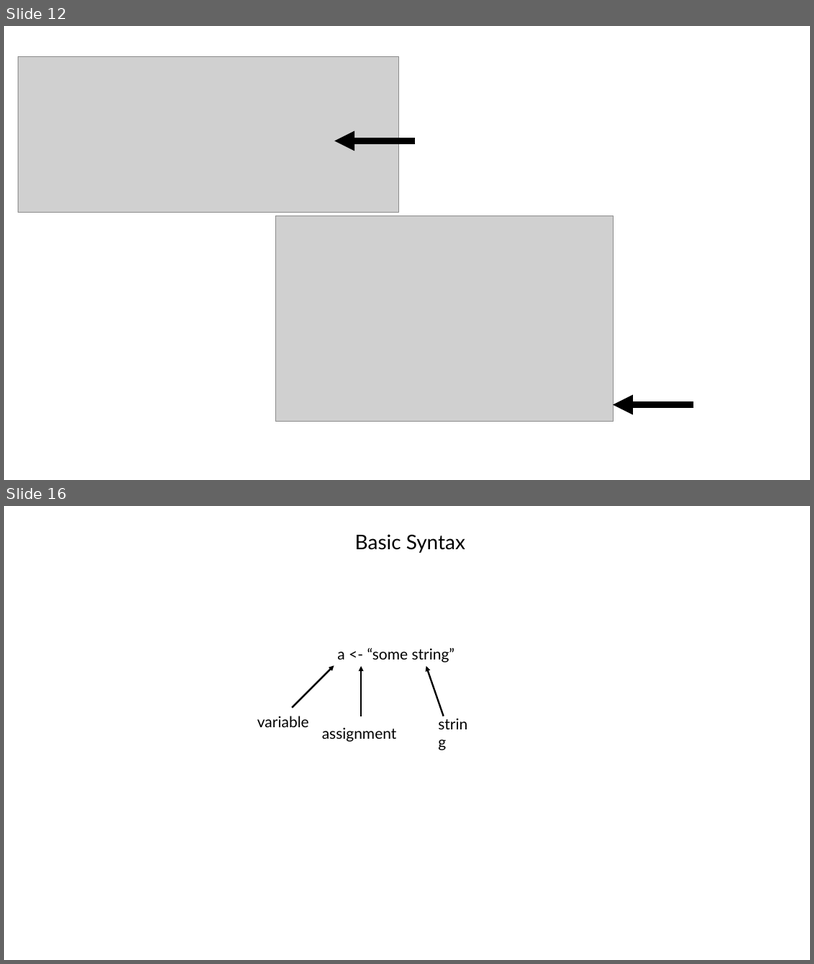
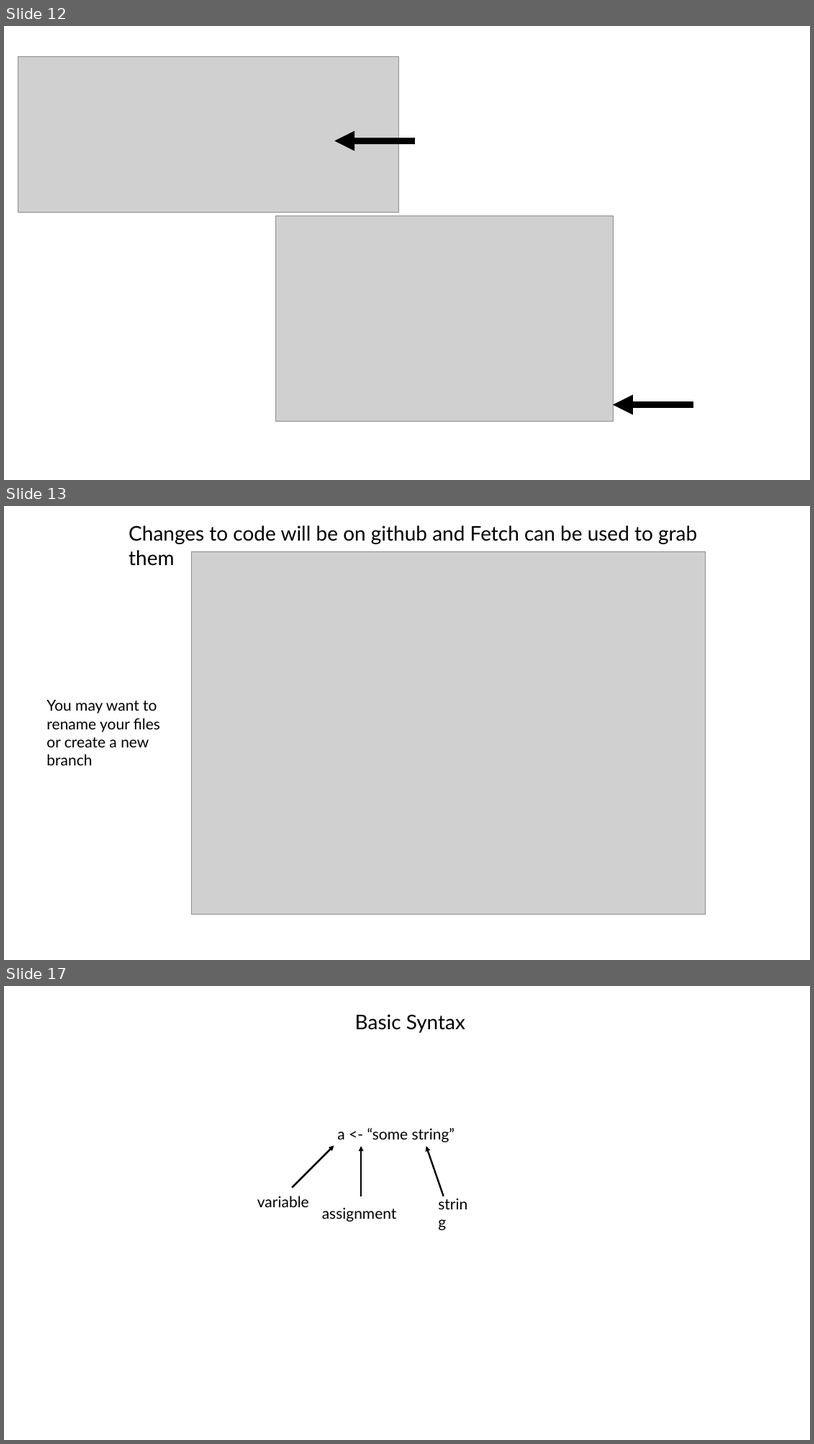
Before and after one commit to jraab/GNET749_RNAseq, a slide deck: lectures/2024_GNET749_Lecture1.pptx. Shown one above the other, each under a label of ours: slides 12 and 16 before the commit, slides 12, 13 and 17 after it; the slides between them are not shown. The pictures are 814x964 and 814x1444 pixels, drawn with LibreOffice and Linux fonts; fonts in the diff are those of the drawing; grey boxes stand for pictures. Boxes give left, top, right and bottom in pixels: in the first picture for what was removed or moved away, otherwise in the second. Text is boxed around its words. In the diff, an @@ line names an element or a change of style, - is before the commit and + after.

```diff
--- a/lectures/2024_GNET749_Lecture1.pptx
+++ b/lectures/2024_GNET749_Lecture1.pptx
@@ slide 13 added at bbox=[4, 506, 810, 960], background #FFFFFF @@
@@ text added at bbox=[129, 525, 697, 544], 24 pt, text #000000 @@
+Changes to code will be on github and Fetch can be used to grab them
@@ picture added at bbox=[191, 551, 706, 914] @@
@@ text added at bbox=[46, 700, 160, 765], 18 pt, text #000000 @@
+You may want to rename your files or create a new branch
@@ what was slide 16 is now slide 17 @@
```
Also in this commit, not shown: 8 slides changed, 1 slide removed, 15 other files.
